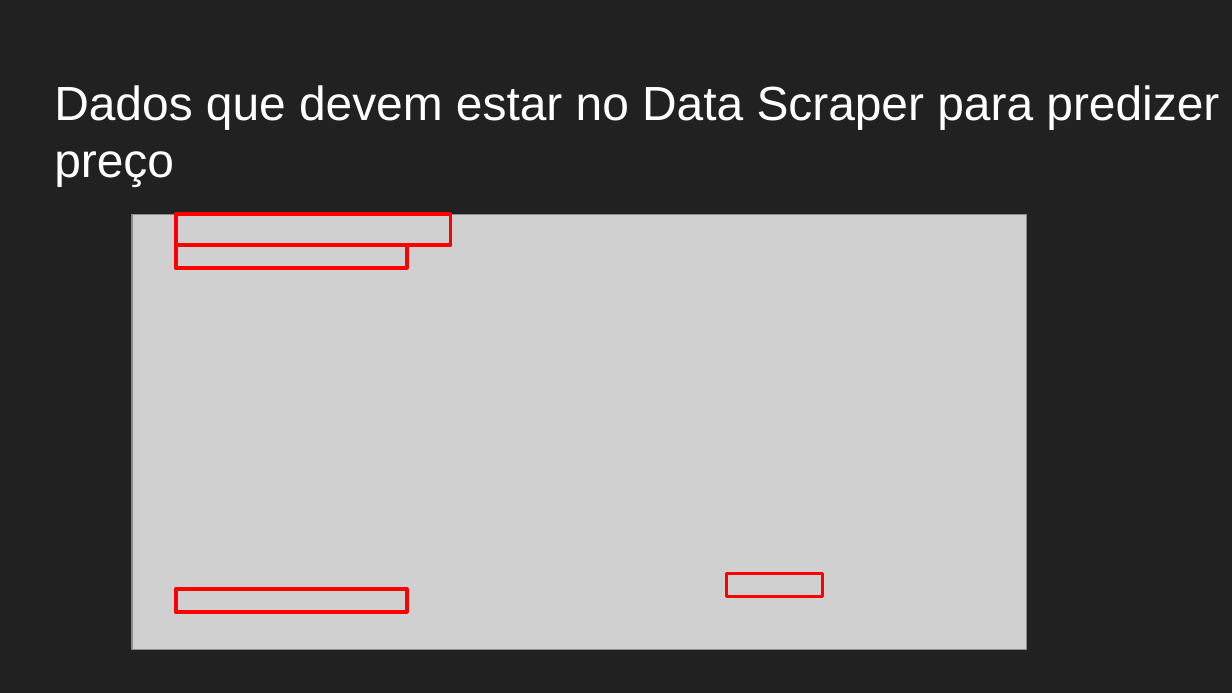
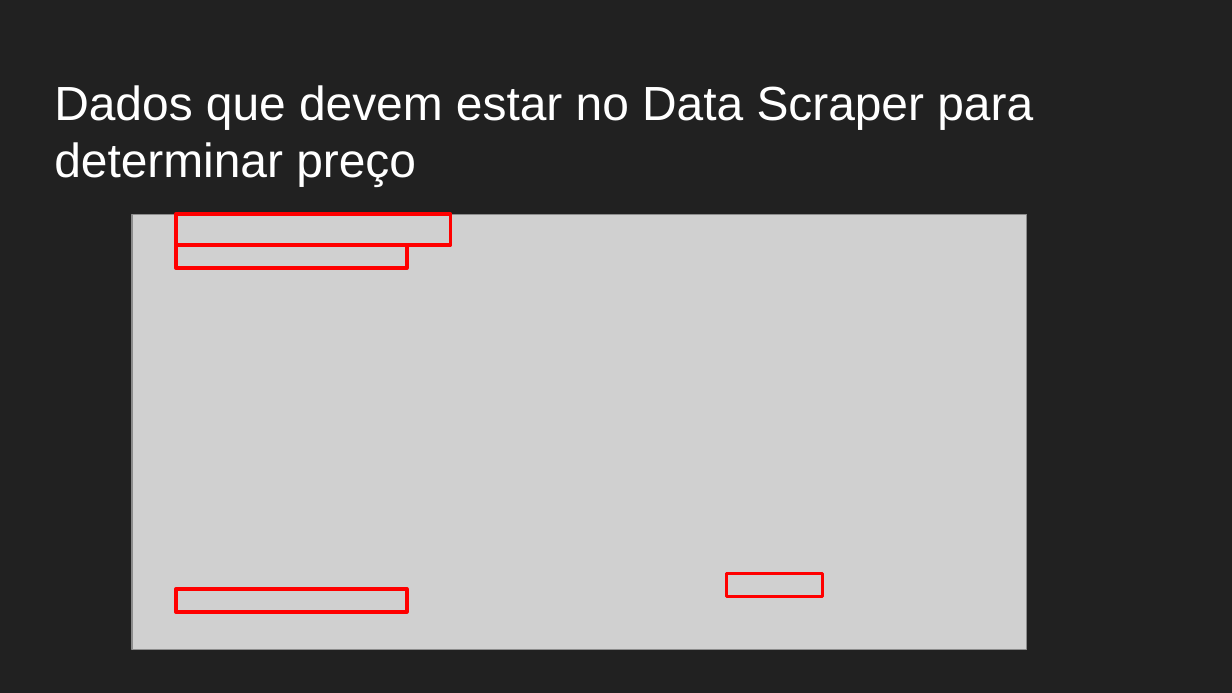
Before and after one commit to arturjacques/DataScience, a slide deck: slide 12 of Apresentação.pptx. Drawn at 1232x693 pixels with LibreOffice and Linux fonts; fonts in the diff are those of the drawing; grey boxes stand for pictures. Boxes give left, top, right and bottom in pixels: in the first picture for what was removed or moved away, otherwise in the second. Text is boxed around its words. In the diff, an @@ line names an element or a change of style, - is before the commit and + after.

```diff
--- a/Apresentação.pptx
+++ b/Apresentação.pptx
@@ title at [54,85,1033,186]: text changed @@
-Dados que devem estar no Data Scraper para predizer preço
+Dados que devem estar no Data Scraper para determinar preço
```
Also in this commit, not shown: 5 slides added.
